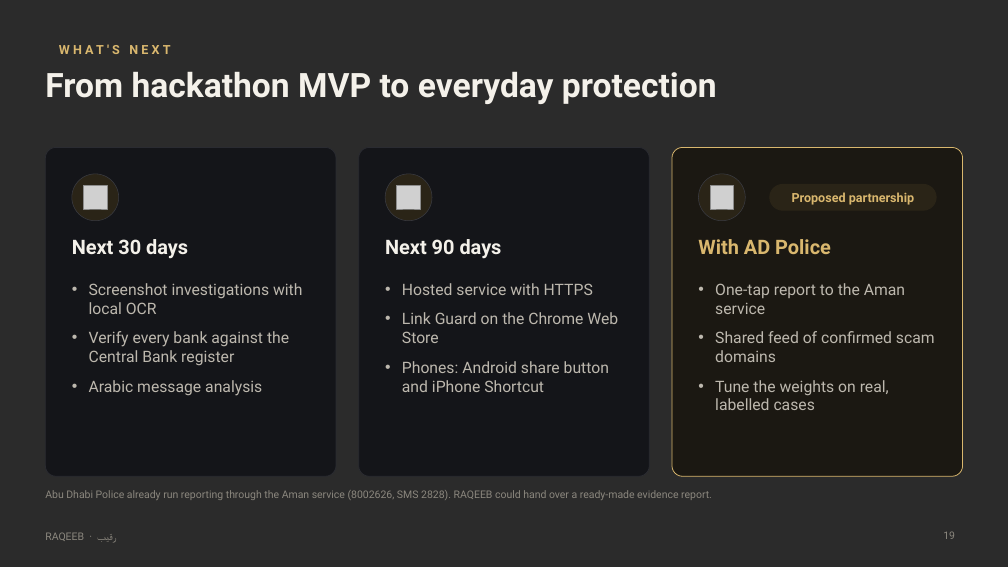
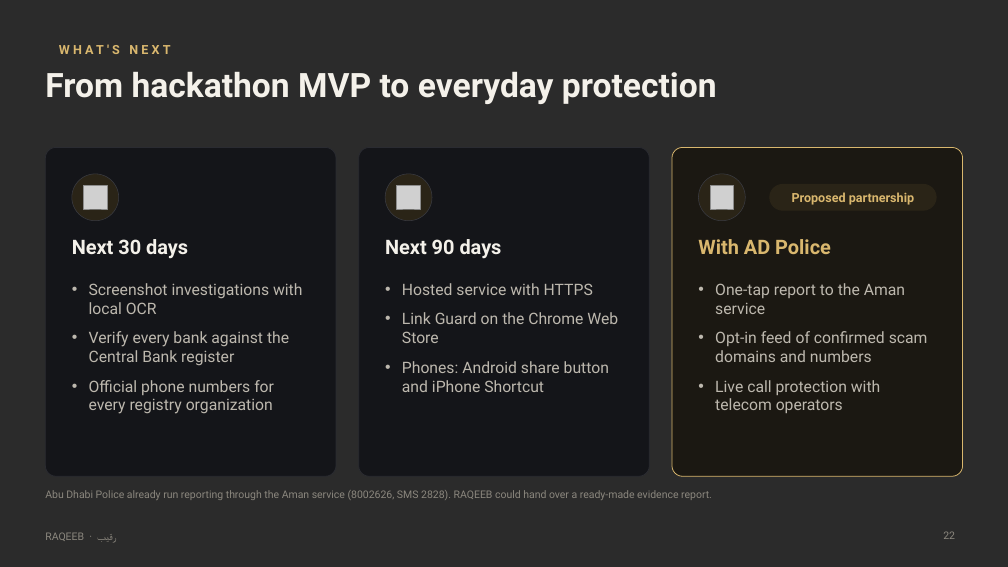
Before and after one commit to prokl1d/RAQEEB, a slide deck: slide 22 of docs/RAQEEB_Pitch_Deck.pptx (slide 19 before the commit). Drawn at 1008x567 pixels with LibreOffice and Linux fonts; fonts in the diff are those of the drawing; grey boxes stand for pictures; background and template pictures are left out; a plain dark background stands for a picture behind light text. Boxes give left, top, right and bottom in pixels: in the first picture for what was removed or moved away, otherwise in the second. Text is boxed around its words. In the diff, an @@ line names an element or a change of style, - is before the commit and + after.

```diff
--- a/docs/RAQEEB_Pitch_Deck.pptx
+++ b/docs/RAQEEB_Pitch_Deck.pptx
@@ text at box(715, 331, 928, 413): text changed @@
-• Shared feed of confirmed scam domains
-• Tune the weights on real, labelled cases
+• Opt-in feed of confirmed scam domains and numbers
+• Live call protection with telecom operators
@@ text at box(89, 380, 274, 414): text changed @@
-• Arabic message analysis
+• Official phone numbers for every registry organization
@@ page number at box(943, 531, 955, 539): text changed @@
-19
+22
```
Also in this commit, not shown: 2 other slides changed, 3 slides added, 34 other files.
